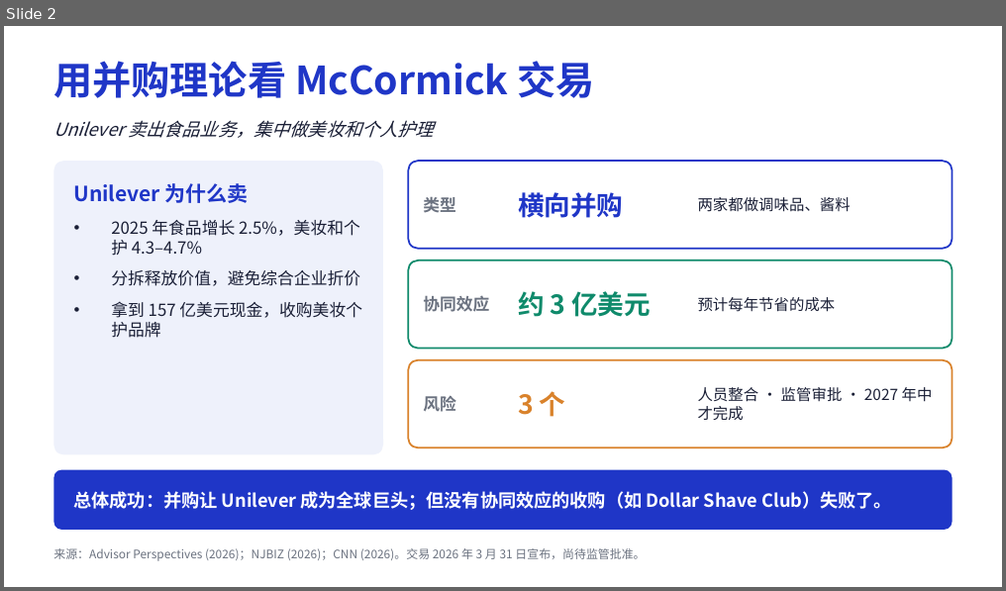
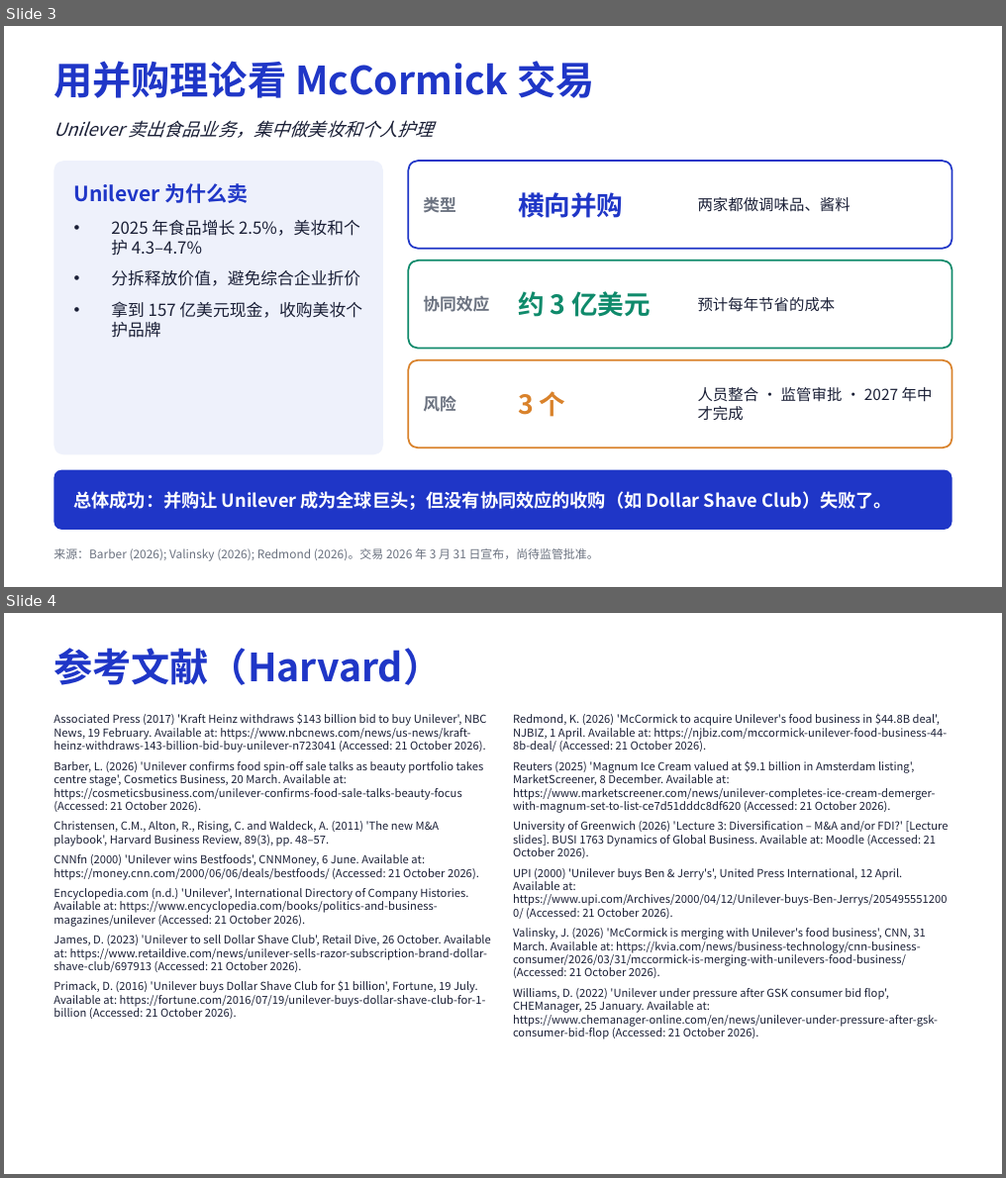
Before and after one commit to dollar3651314/mymba, a slide deck: content/busi1763/files/Unilever_MA_CN.pptx. Shown one above the other, each under a label of ours: slide 2 before the commit, slides 3 and 4 after it. The pictures are 1006x591 and 1006x1178 pixels, drawn with LibreOffice and Linux fonts; fonts in the diff are those of the drawing. Boxes give left, top, right and bottom in pixels: in the first picture for what was removed or moved away, otherwise in the second. Text is boxed around its words. In the diff, an @@ line names an element or a change of style, - is before the commit and + after.

```diff
--- a/content/busi1763/files/Unilever_MA_CN.pptx
+++ b/content/busi1763/files/Unilever_MA_CN.pptx
@@ slide 4 added at (4, 613, 1002, 1174), background #FFFFFF @@
@@ title added at (54, 648, 442, 685), 28 pt, text #1F36C7, bold @@
+参考文献（Harvard）
@@ text added at (54, 713, 491, 1019), 8 pt, text #1A1F36 @@
+Associated Press (2017) 'Kraft Heinz withdraws $143 billion bid to buy Unilever', NBC News, 19 February. Available at: https://www.nbcnews.com/news/us-news/kraft-heinz-withdraws-143-billion-bid-buy-unilever-n723041 (Accessed: 21 October 2026).
+Barber, L. (2026) 'Unilever confirms food spin-off sale talks as beauty portfolio takes centre stage', Cosmetics Business, 20 March. Available at: https://cosmeticsbusiness.com/unilever-confirms-food-sale-talks-beauty-focus (Accessed: 21 October 2026).
+Christensen, C.M., Alton, R., Rising, C. and Waldeck, A. (2011) 'The new M&A playbook', Harvard Business Review, 89(3), pp. 48–57.
+CNNfn (2000) 'Unilever wins Bestfoods', CNNMoney, 6 June. Available at: https://money.cnn.com/2000/06/06/deals/bestfoods/ (Accessed: 21 October 2026).
+Encyclopedia.com (n.d.) 'Unilever', International Directory of Company Histories. Available at: https://www.encyclopedia.com/books/politics-and-business-magazines/unilever (Accessed: 21 October 2026).
+James, D. (2023) 'Unilever to sell Dollar Shave Club', Retail Dive, 26 October. Available at: https://www.retaildive.com/news/unilever-sells-razor-subscription-brand-dollar-shave-club/697913 (Accessed: 21 October 2026).
+Primack, D. (2016) 'Unilever buys Dollar Shave Club for $1 billion', Fortune, 19 July. Available at: https://fortune.com/2016/07/19/unilever-buys-dollar-shave-club-for-1-billion (Accessed: 21 October 2026).
@@ text added at (513, 714, 948, 1040), 8 pt, text #1A1F36 @@
+Redmond, K. (2026) 'McCormick to acquire Unilever's food business in $44.8B deal', NJBIZ, 1 April. Available at: https://njbiz.com/mccormick-unilever-food-business-44-8b-deal/ (Accessed: 21 October 2026).
+Reuters (2025) 'Magnum Ice Cream valued at $9.1 billion in Amsterdam listing', MarketScreener, 8 December. Available at: https://www.marketscreener.com/news/unilever-completes-ice-cream-demerger-with-magnum-set-to-list-ce7d51dddc8df620 (Accessed: 21 October 2026).
+University of Greenwich (2026) 'Lecture 3: Diversification – M&A and/or FDI?' [Lecture slides]. BUSI 1763 Dynamics of Global Business. Available at: Moodle (Accessed: 21 October 2026).
+UPI (2000) 'Unilever buys Ben & Jerry's', United Press International, 12 April. Available at: https://www.upi.com/Archives/2000/04/12/Unilever-buys-Ben-Jerrys/2054955512000/ (Accessed: 21 October 2026).
+Valinsky, J. (2026) 'McCormick is merging with Unilever's food business', CNN, 31 March. Available at: https://kvia.com/news/business-technology/cnn-business-consumer/2026/03/31/mccormick-is-merging-with-unilevers-food-business/ (Accessed: 21 October 2026).
+Williams, D. (2022) 'Unilever under pressure after GSK consumer bid flop', CHEManager, 25 January. Available at: https://www.chemanager-online.com/en/news/unilever-under-pressure-after-gsk-consumer-bid-flop (Accessed: 21 October 2026).
@@ what was slide 2 is now slide 3 @@
@@ slide 3 changed as well @@
@@ text at (54, 549, 599, 562): text changed @@
-来源：Advisor Perspectives (2026)；NJBIZ (2026)；CNN (2026)。交易 2026 年 3 月 31 日宣布，尚待监管批准。
+来源：Barber (2026); Valinsky (2026); Redmond (2026)。交易 2026 年 3 月 31 日宣布，尚待监管批准。
```
Also in this commit, not shown: 1 other slide changed, 1 other slide added, 5 other files.
